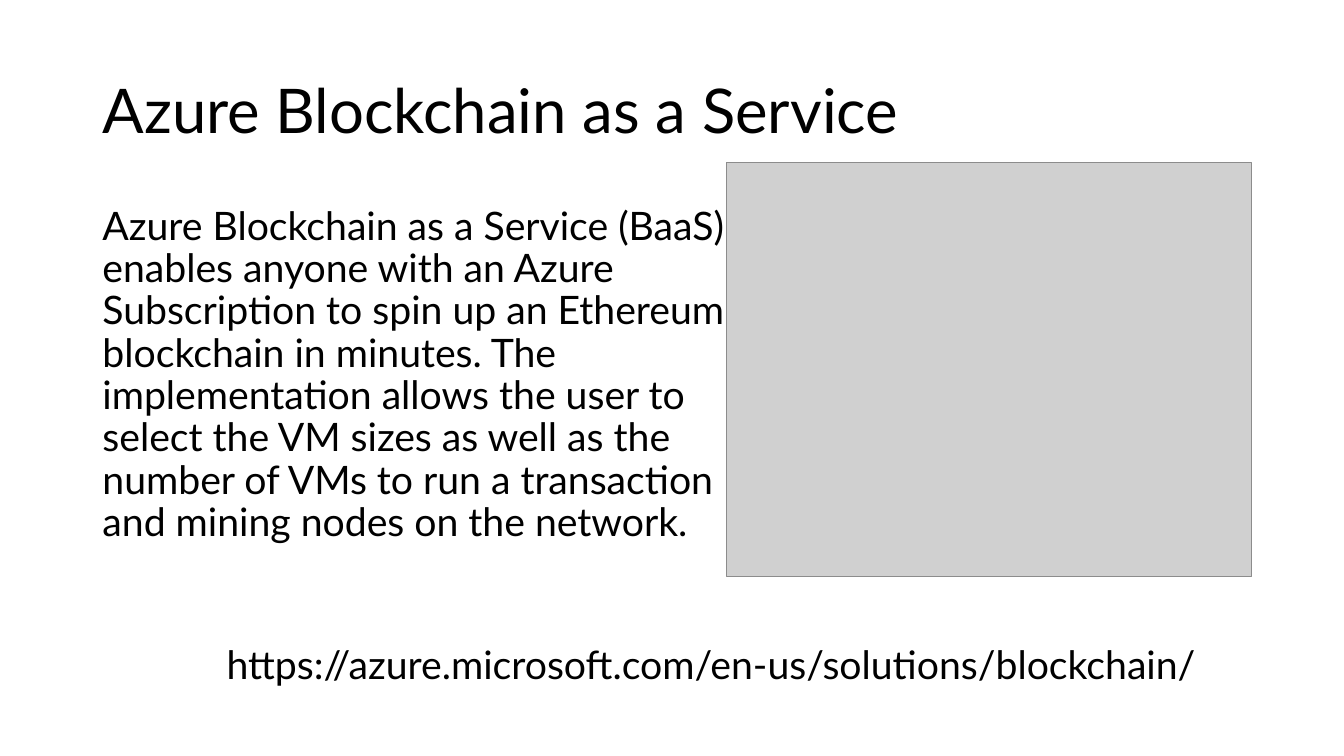
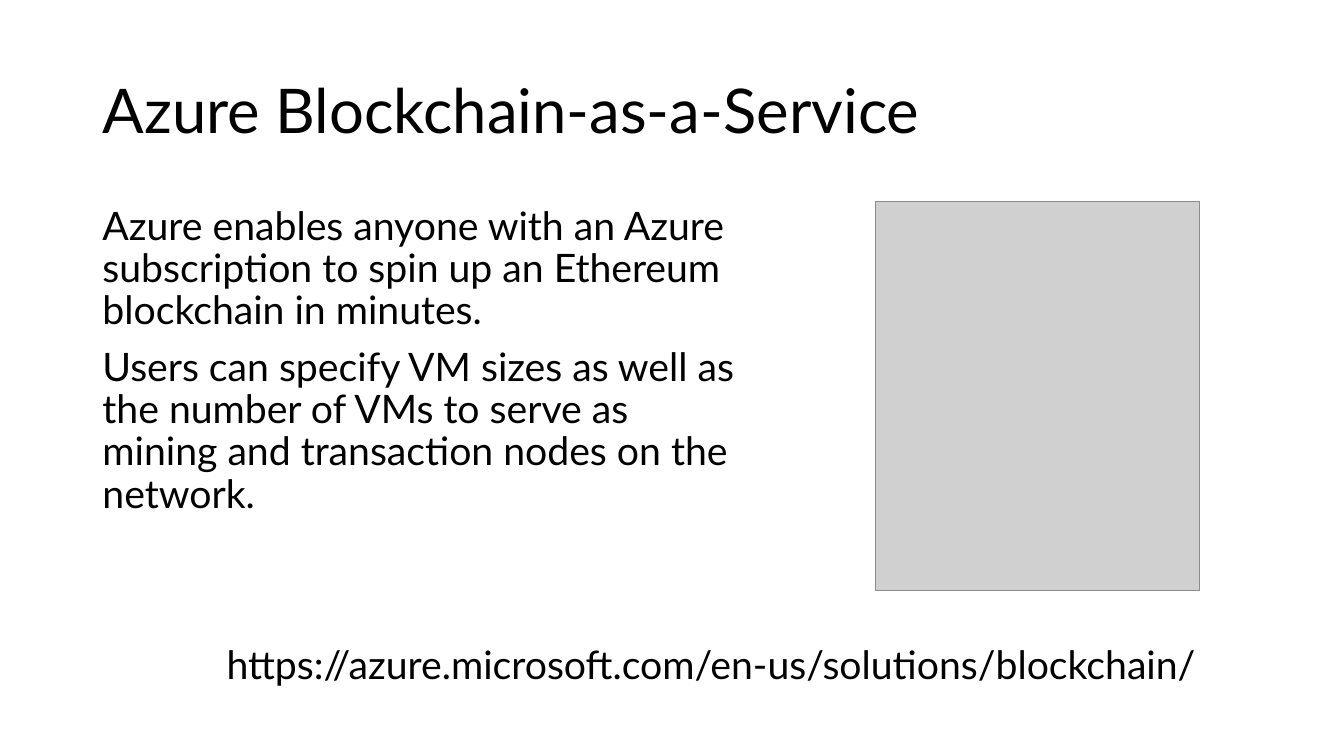
Before and after one commit to microsoft/AcademicContent, a slide deck: slide 12 of Workshop/19. Blockchain on Azure/Blockchain on Azure.pptx. Drawn at 1344x756 pixels with LibreOffice and Linux fonts; fonts in the diff are those of the drawing; grey boxes stand for pictures. Boxes give left, top, right and bottom in pixels: in the first picture for what was removed or moved away, otherwise in the second. Text is boxed around its words. In the diff, an @@ line names an element or a change of style, - is before the commit and + after.

Commit message:
Updated Blockchain slides

```diff
--- a/Workshop/19. Blockchain on Azure/Blockchain on Azure.pptx
+++ b/Workshop/19. Blockchain on Azure/Blockchain on Azure.pptx
@@ title at (102,87,920,134): text changed @@
-Azure Blockchain as a Service
+Azure Blockchain-as-a-Service
@@ picture: place and size @@
-picture at (727,163,1252,577)
+picture at (875,202,1200,592)
@@ text at (102,211,734,509): text changed @@
-Azure Blockchain as a Service (BaaS) enables anyone with an Azure Subscription to spin up an Ethereum blockchain in minutes. The implementation allows the user to select the VM sizes as well as the number of VMs to run a transaction and mining nodes on the network.
+Azure enables anyone with an Azure subscription to spin up an Ethereum blockchain in minutes.
+Users can specify VM sizes as well as the number of VMs to serve as mining and transaction nodes on the network.
```
Also in this commit, not shown: 12 other slides changed.
